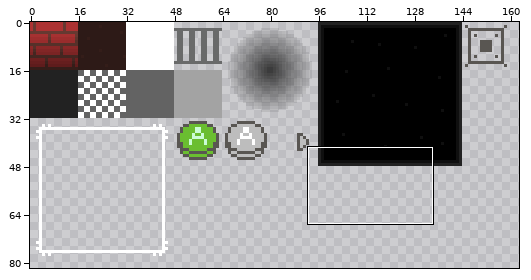
Sprite sheet -- Assets/Textures/Sprites001.png. The first picture is a wide view before the edit; the outline marks the close-up.
Close-up. As it was:
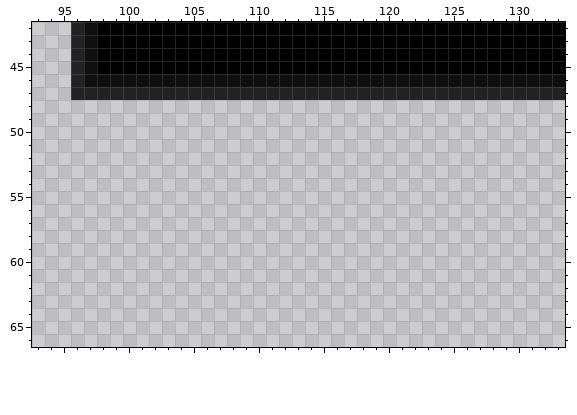
The file is 256x256 pixels. Pixels under 10% opacity are left out. Colours within 5 levels of each other are drawn and written as one. Shown: x 93..133, y 42..66. The wide view leaves out empty margins.
New version:
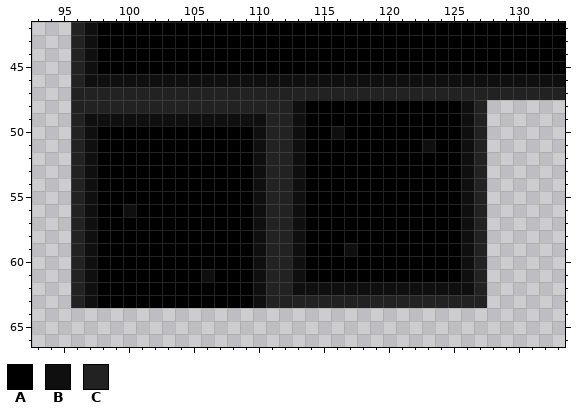
Palette (. is transparent): A #000000  B #0f0f0f  C #222222
Changes in this commit:
@@ x 93..133 @@
 47 ...CCCCCCCCCCCCCCCCCCCCCCCCCCCCCCCCCCCCCC
-48 .........................................
-49 .........................................
-50 .........................................
-51 .........................................
-52 .........................................
-53 .........................................
-54 .........................................
-55 .........................................
-56 .........................................
-57 .........................................
-58 .........................................
-59 .........................................
-60 .........................................
-61 .........................................
-62 .........................................
-63 .........................................
+48 ...CCCCCCCCCCCCCCCCCBAAAAAAAAAAAABC......
+49 ...CBBBBBBBBBBBBBBCCBAAAAAAAAAAAABC......
+50 ...CBAAAAAAAAAAAABCCBAABAAAAAAAAABC......
+51 ...CBAAAAAAAAAAAABCCBAAAAAAAAABAABC......
+52 ...CBAAAAAAAAAAAABCCBAAAAAAAAAAAABC......
+53 ...CBAAAAAAAAAAAABCCBAAAAAAAAAAAABC......
+54 ...CBAAAAAAAAAAAABCCBAAAAAAAAAAAABC......
+55 ...CBAAAAAAAAAAAABCCBAAAAAAAAAAAABC......
+56 ...CBAABAAAAAAAAABCCBAAAAAAAAAAAABC......
+57 ...CBAAAAAAAAAAAABCCBAAAAAAAAAAAABC......
+58 ...CBAAAAAAAAAAAABCCBAAAAAAAAAAAABC......
+59 ...CBAAAAAAAAAAAABCCBAAABAAAAAAAABC......
+60 ...CBAAAAAAAAAAAABCCBAAAAAAAAAAAABC......
+61 ...CBAAAAAAAABAAABCCBAAAAAAAAAAAABC......
+62 ...CBAAAAAAAAAAAABCCBBBBBBBBBBBBBBC......
+63 ...CBAAAAAAAAAAAABCCCCCCCCCCCCCCCCC......
 64 .........................................
Changed places in both close-ups, as pixel boxes (x1, y1, x2, y2):
added: (71, 100, 487, 308)
